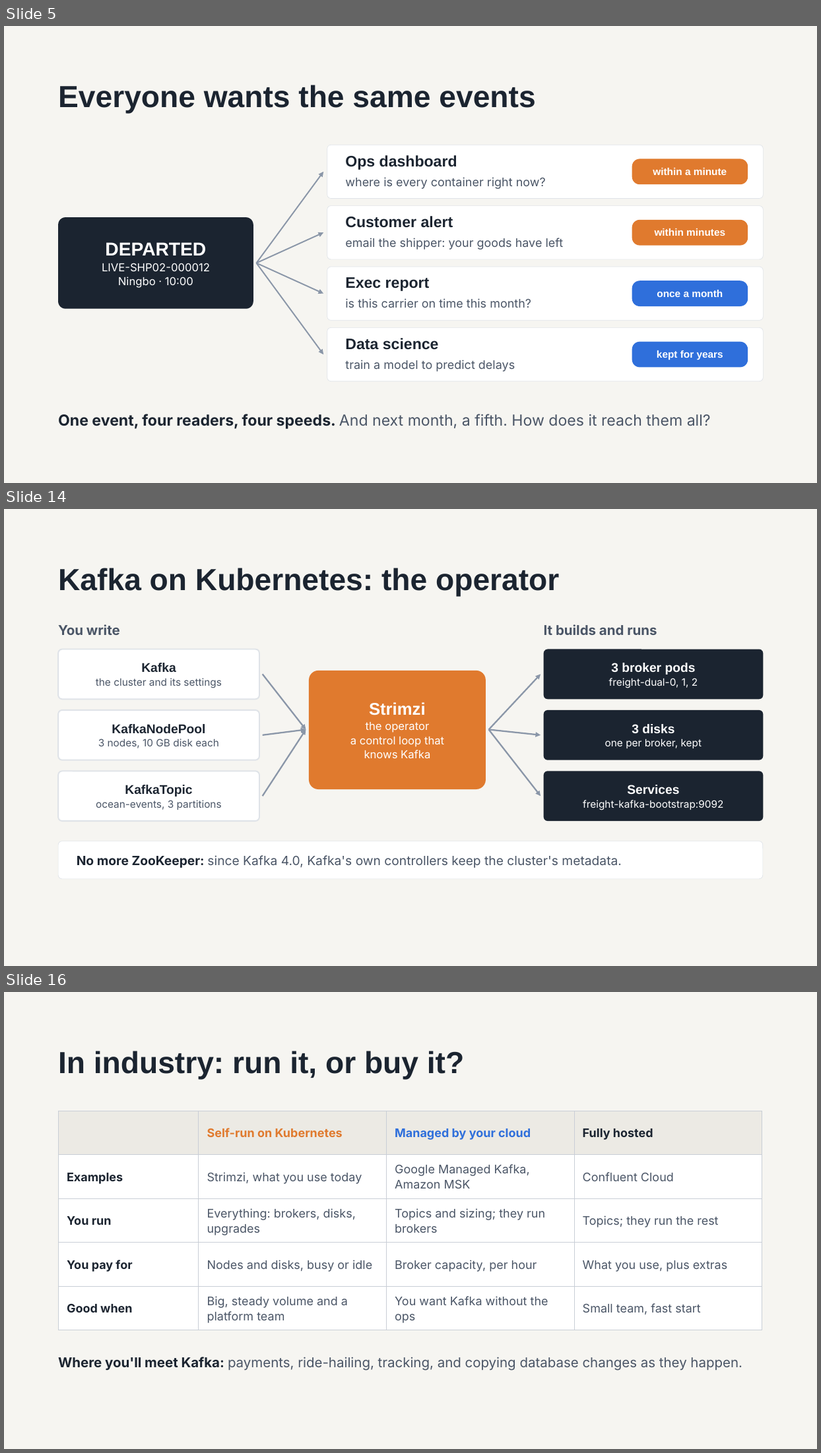
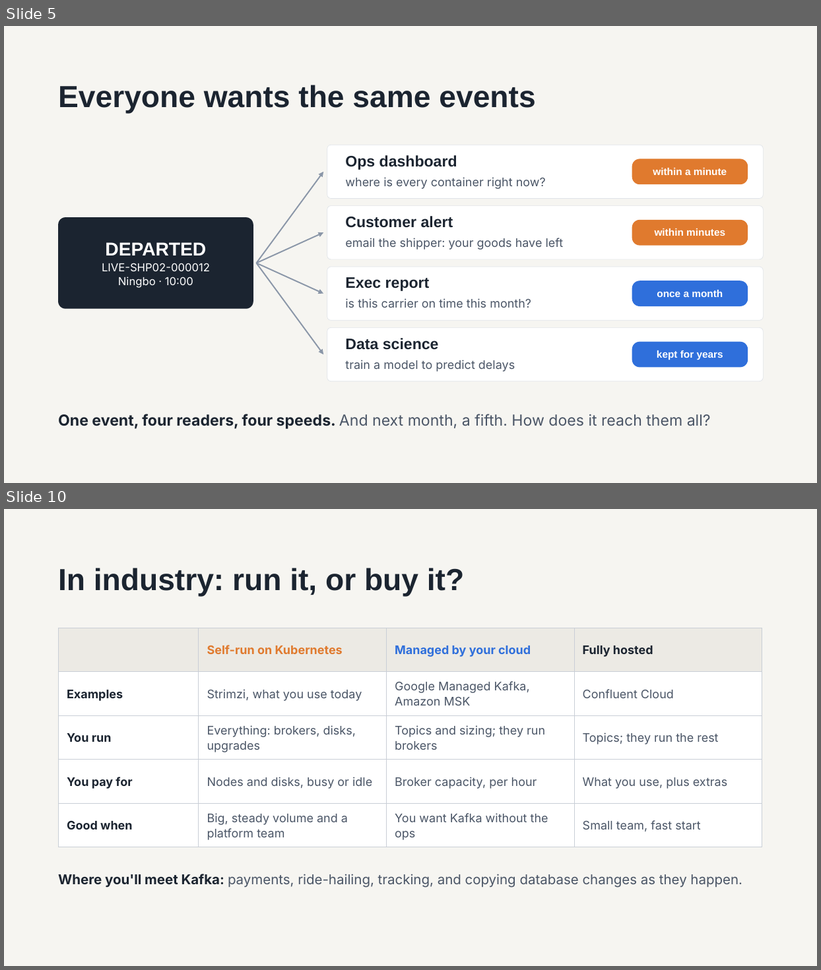
Before and after one commit to 1768SAIKUMAR/cloud-computing-srh, a slide deck: sessions/05-kafka-on-gke/slides/session-05-kafka-on-gke.pptx. Shown one above the other, each under a label of ours: slides 5, 14 and 16 before the commit, slides 5 and 10 after it; the slides between them are not shown. The pictures are 821x1453 and 821x970 pixels, drawn with LibreOffice and Linux fonts; fonts in the diff are those of the drawing. Boxes give left, top, right and bottom in pixels: in the first picture for what was removed or moved away, otherwise in the second. Text is boxed around its words. In the diff, an @@ line names an element or a change of style, - is before the commit and + after.

```diff
--- a/sessions/05-kafka-on-gke/slides/session-05-kafka-on-gke.pptx
+++ b/sessions/05-kafka-on-gke/slides/session-05-kafka-on-gke.pptx
@@ slide 14 removed at (x1=4, y1=509, x2=817, y2=966), background #F6F5F1 @@
@@ title removed at (x1=58, y1=568, x2=559, y2=597) @@
-Kafka on Kubernetes: the operator
@@ text removed at (x1=58, y1=625, x2=120, y2=635) @@
-You write
@@ text removed at (x1=544, y1=625, x2=657, y2=635) @@
-It builds and runs
@@ rounded rectangle removed at (x1=58, y1=650, x2=259, y2=699) @@
-Kafka
-the cluster and its settings
@@ rounded rectangle removed at (x1=544, y1=650, x2=764, y2=699) @@
-3 broker pods
-freight-dual-0, 1, 2
@@ arrow removed from (263, 674) to (306, 730) @@
@@ rounded rectangle removed at (x1=309, y1=671, x2=486, y2=789) @@
-Strimzi
-the operator
-a control loop that
-knows Kafka
@@ arrow removed from (489, 730) to (541, 674) @@
@@ rounded rectangle removed at (x1=58, y1=710, x2=259, y2=760) @@
-KafkaNodePool
-3 nodes, 10 GB disk each
@@ rounded rectangle removed at (x1=544, y1=710, x2=764, y2=760) @@
-3 disks
-one per broker, kept
@@ arrow removed from (263, 735) to (306, 730) @@
@@ arrow removed from (263, 796) to (306, 730) @@
@@ arrow removed from (489, 730) to (541, 735) @@
@@ arrow removed from (489, 730) to (541, 796) @@
@@ rounded rectangle removed at (x1=58, y1=771, x2=259, y2=821) @@
-KafkaTopic
-ocean-events, 3 partitions
@@ rounded rectangle removed at (x1=544, y1=771, x2=764, y2=821) @@
-Services
-freight-kafka-bootstrap:9092
@@ rounded rectangle removed at (x1=58, y1=842, x2=764, y2=879) @@
@@ text removed at (x1=77, y1=855, x2=622, y2=868) @@
-No more ZooKeeper: since Kafka 4.0, Kafka's own controllers keep the cluster's metadata.
@@ what was slide 16 is now slide 10 @@
```
Also in this commit, not shown: 3 slides changed, 2 slides added, 7 other slides removed.
